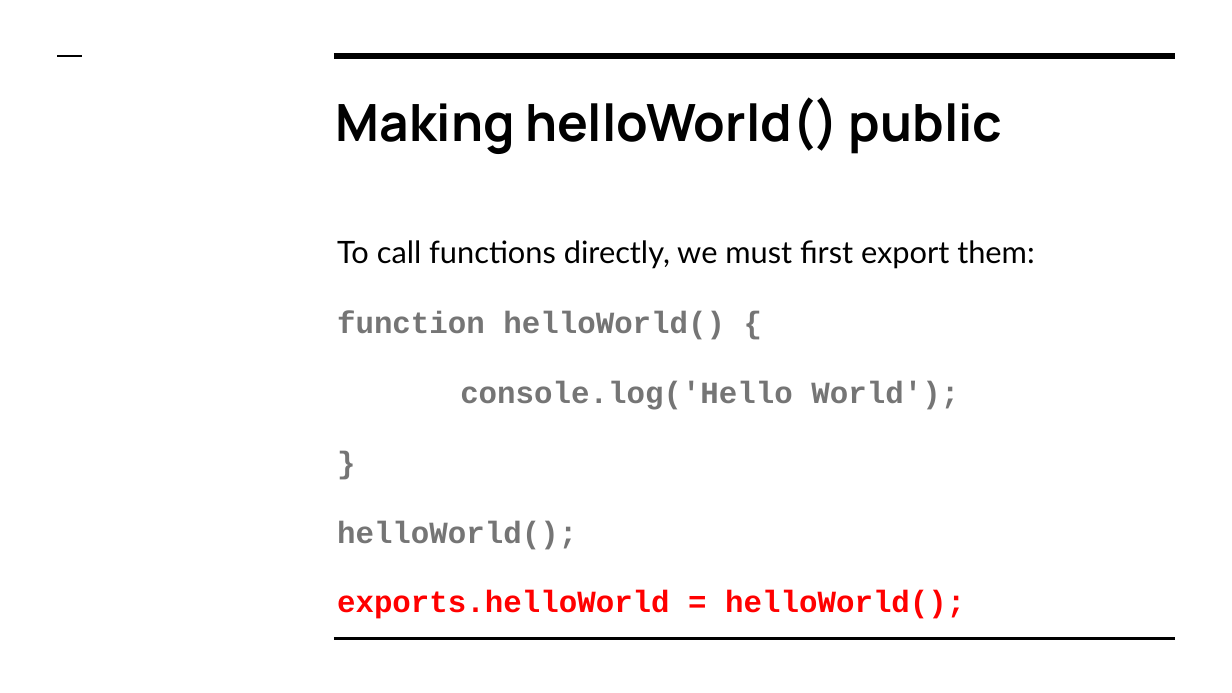
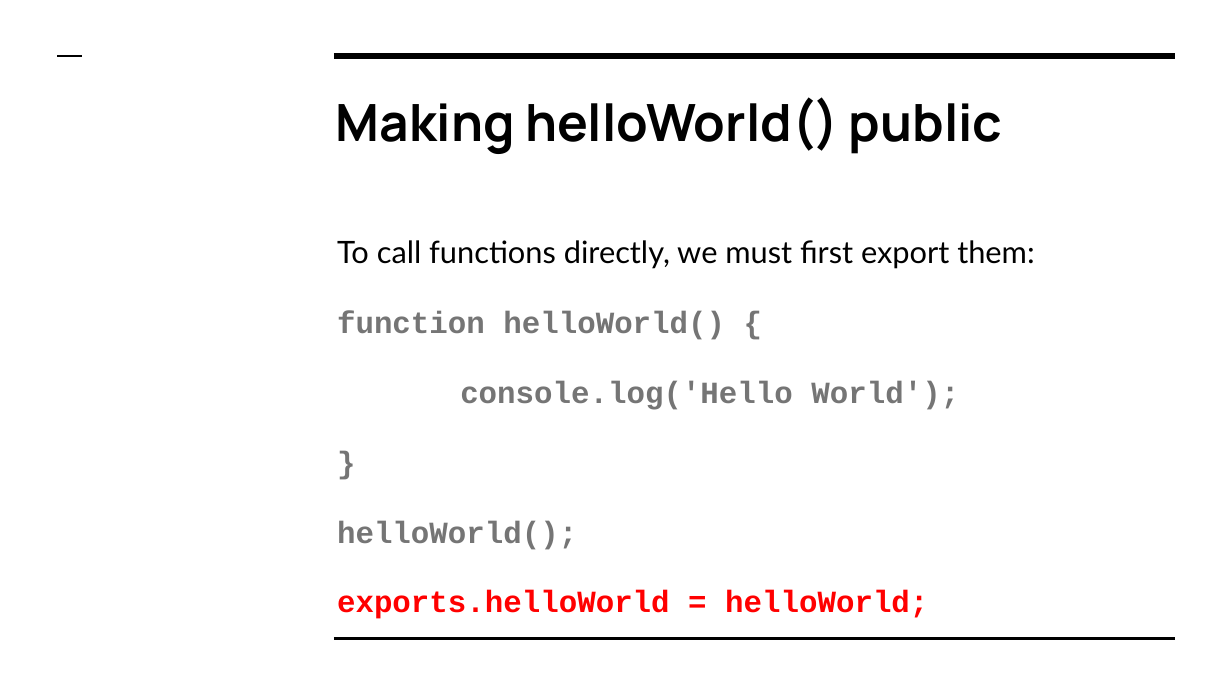
Before and after one commit to LetsCodeBlacksburg/ScriptCraft, a slide deck: slide 31 of slides/ScriptCraft- Day 01 (Getting Started).pptx. Drawn at 1232x693 pixels with LibreOffice and Linux fonts; fonts in the diff are those of the drawing; background and template pictures are left out. Boxes give left, top, right and bottom in pixels: in the first picture for what was removed or moved away, otherwise in the second. Text is boxed around its words. In the diff, an @@ line names an element or a change of style, - is before the commit and + after.

```diff
--- a/slides/ScriptCraft- Day 01 (Getting Started).pptx
+++ b/slides/ScriptCraft- Day 01 (Getting Started).pptx
@@ text at (337, 590, 928, 619): text changed @@
-exports.helloWorld = helloWorld();
+exports.helloWorld = helloWorld;
```
Also in this commit, not shown: 4 other slides changed, 3 other files.
